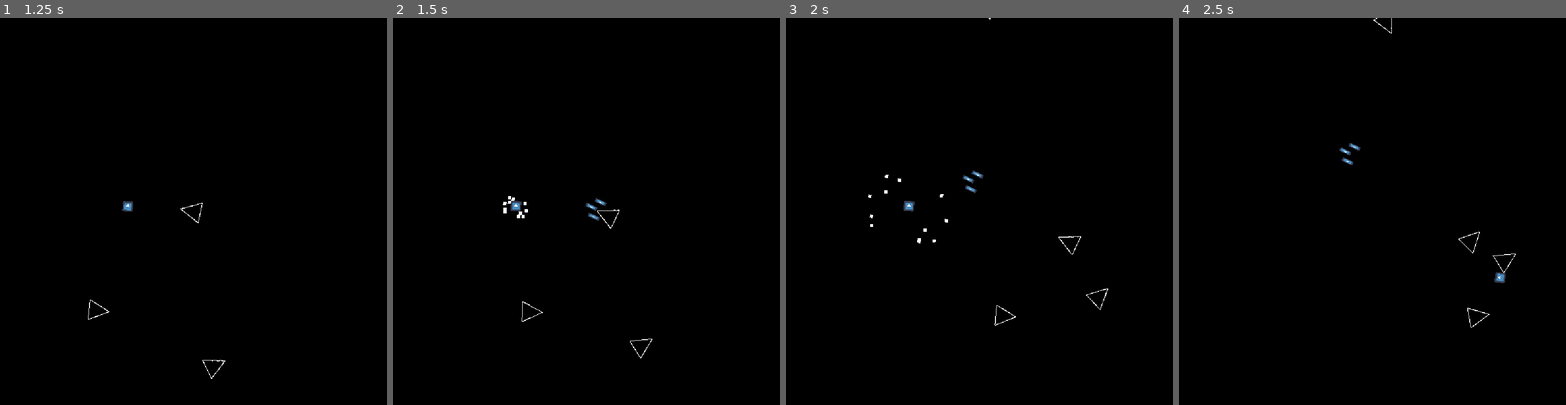
Above: before the commit, frames 1-4 (left to right).
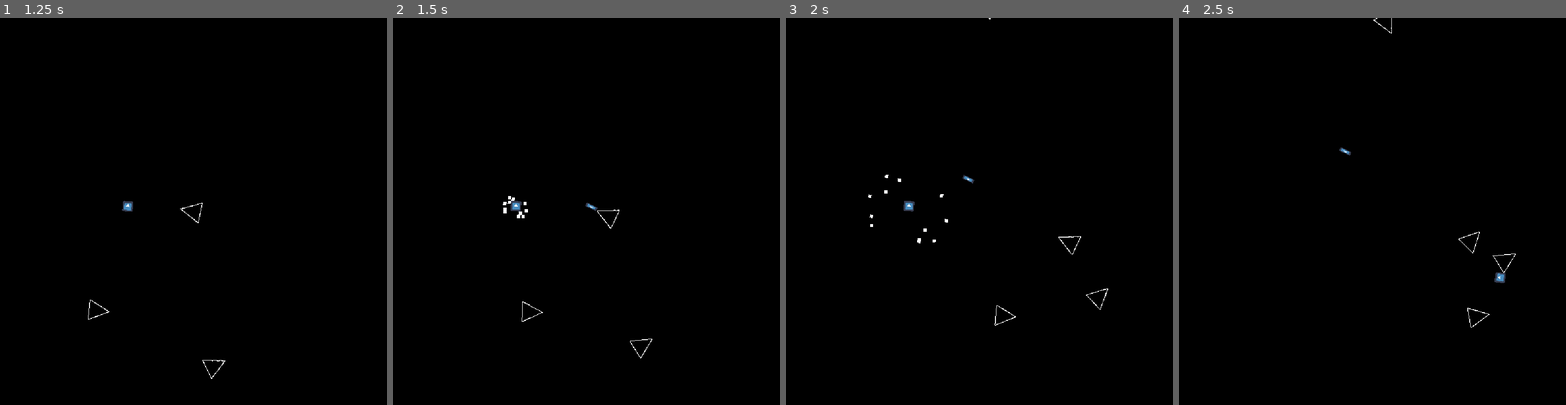
Above: after the commit, the same moments.

Repository: adrianriverof/juego-viaje
Game: Godot game, scene res://level.tscn
The game is run twice, just before and just after one commit, with the same random seed, the same clock (stepped at 60 frames per second) and the same inputs. The engine's default icon, where the game draws it, is replaced by a stand-in: a white triangle on a blue panel in a dark square.
Inputs:
- Up to frame 1 (1.25 s): tap Enter at 0.5 s; hold U (p1right) from 0.53 s (still down); hold T (p1mine) from 0.53 s (still down)
- Up to frame 2 (1.5 s): release U (p1right) at 1.28 s; release T (p1mine) at 1.28 s; hold E (p1down) from 1.28 s (still down); tap R (p1shoot) at 1.35 s
- Up to frame 3 (2 s): keep holding E (p1down)
- Up to frame 4 (2.5 s): release E (p1down) at 2.03 s; hold U (p1right) from 2.03 s (still down); hold T (p1mine) from 2.03 s (still down)

Frame 1 is identical in both runs. In frame 2, less than 0.1% of the frame differs, in the area x 50-56%, y 46-53%; in frame 3, less than 0.1%, in the area x 46-51%, y 39-46%; in frame 4, less than 0.1%.

Commit message:
function to get the powerup from the future powerup node

Diff:
--- a/player.gd
+++ b/player.gd
@@ -29,8 +29,19 @@
 var triple_separation = 25
 
 
-var active_power_up = "triple"
-
+var active_power_up = ""
+var powerup_time_default_seconds = 10
+
+
+func get_powerup(name, duration_seconds = 10):
+
+	active_power_up = name
+	$powerup_timer.wait_time = duration_seconds
+	$powerup_timer.start()
+
+
+func _on_powerup_timer_timeout():
+	active_power_up = ""
 
 
 func _ready():
--- a/player.tscn
+++ b/player.tscn
@@ -21,3 +21,9 @@
 
 [node name="firerate" type="Timer" parent="."]
 one_shot = true
+
+[node name="powerup_timer" type="Timer" parent="."]
+wait_time = 10.0
+one_shot = true
+
+[connection signal="timeout" from="powerup_timer" to="." method="_on_powerup_timer_timeout"]
